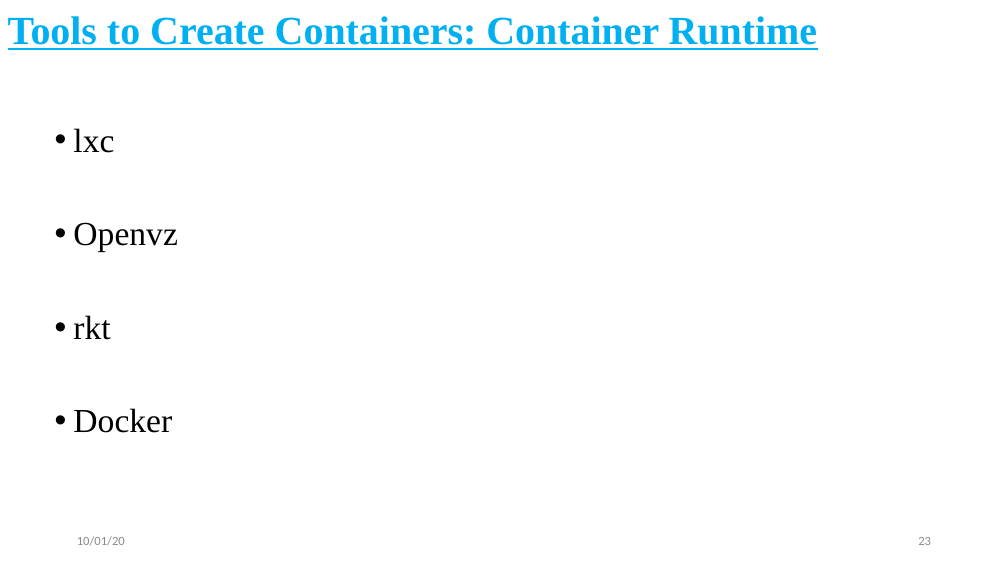
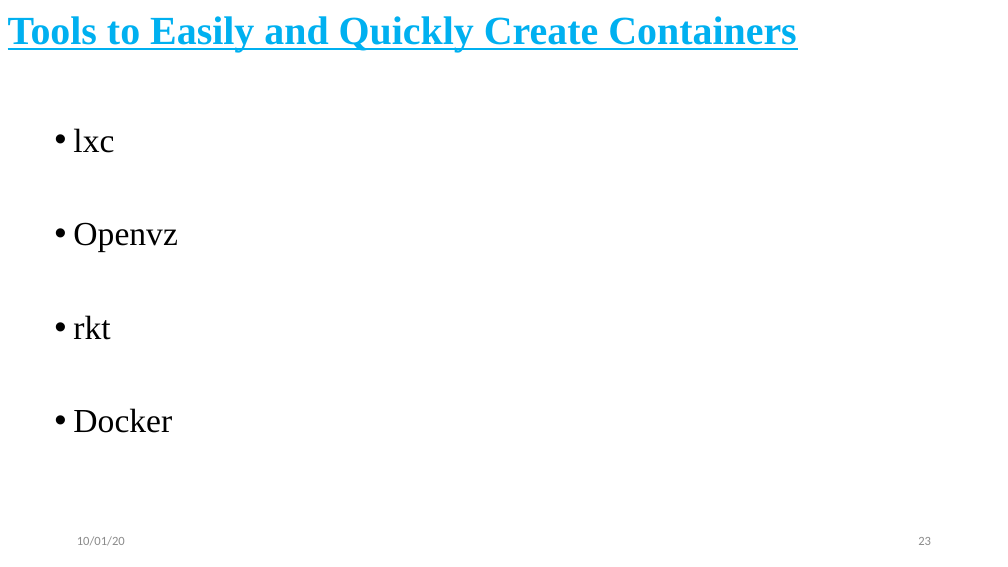
Before and after one commit to cendhu/container-namespaces, a slide deck: slide 23 of slides/containers-namespace-cgroups.pptx. Drawn at 1008x567 pixels with LibreOffice and Linux fonts; fonts in the diff are those of the drawing. Boxes give left, top, right and bottom in pixels: in the first picture for what was removed or moved away, otherwise in the second. Text is boxed around its words. In the diff, an @@ line names an element or a change of style, - is before the commit and + after.

Commit message:
minor edits to slides

```diff
--- a/slides/containers-namespace-cgroups.pptx
+++ b/slides/containers-namespace-cgroups.pptx
@@ text at (8,16,796,52): text changed @@
-Tools to Create Containers: Container Runtime
+Tools to Easily and Quickly Create Containers
```
Also in this commit, not shown: 3 other slides changed.
